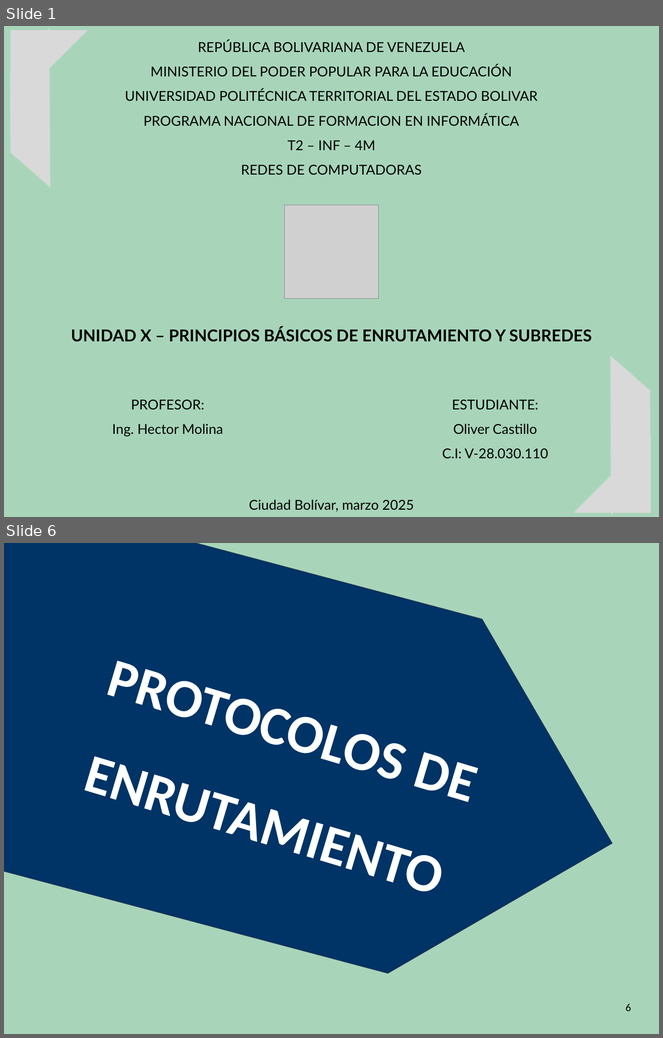
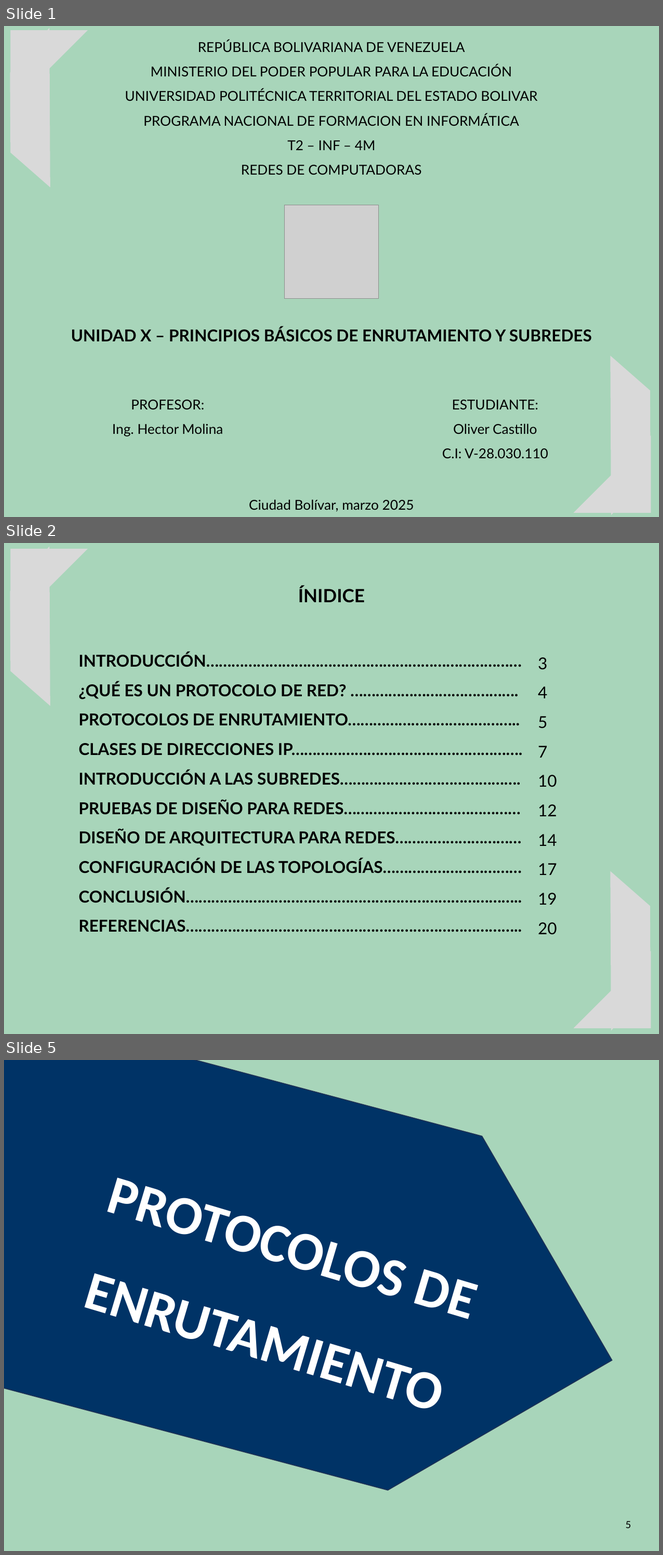
Before and after one commit to oloco2792/Universidad, a slide deck: REDES DE COMPUTADORA/UNIDAD X/UNIDAD X.pptx. Shown one above the other, each under a label of ours: slides 1 and 6 before the commit, slides 1, 2 and 5 after it; the slides between them are not shown. The pictures are 663x1038 and 663x1555 pixels, drawn with LibreOffice and Linux fonts; fonts in the diff are those of the drawing; grey boxes stand for pictures. Boxes give left, top, right and bottom in pixels: in the first picture for what was removed or moved away, otherwise in the second. Text is boxed around its words. In the diff, an @@ line names an element or a change of style, - is before the commit and + after.

```diff
--- a/REDES DE COMPUTADORA/UNIDAD X/UNIDAD X.pptx
+++ b/REDES DE COMPUTADORA/UNIDAD X/UNIDAD X.pptx
@@ slide 2 added at [4, 543, 659, 1034], background #A8D5BA @@
@@ diag stripe added at [4, 546, 129, 705], fill #D9D9D9 @@
@@ right triangle added at [11, 549, 88, 626], fill #D9D9D9 @@
@@ text added at [298, 587, 365, 603], 20 pt, text #000000, bold @@
+ÍNIDICE
@@ text added at [79, 652, 522, 932], 18 pt, text #000000, bold @@
+INTRODUCCIÓN…………………………………………………………………
+¿QUÉ ES UN PROTOCOLO DE RED? ………………………………….
+PROTOCOLOS DE ENRUTAMIENTO…………………………………..
+CLASES DE DIRECCIONES IP……………………………………………….
+INTRODUCCIÓN A LAS SUBREDES…………………………………….
+PRUEBAS DE DISEÑO PARA REDES……………………………………
+DISEÑO DE ARQUITECTURA PARA REDES…………………………
+CONFIGURACIÓN DE LAS TOPOLOGÍAS……………………………
+CONCLUSIÓN……………………………………………………………………..
+REFERENCIAS……………………………………………………………………..
@@ text added at [538, 657, 557, 935], 18 pt, text #000000 @@
+3
+4
+5
+7
+10
+12
+14
+17
+19
+20
@@ diag stripe added at [532, 871, 659, 1030], fill #D9D9D9 @@
@@ right triangle added at [574, 951, 651, 1029], fill #D9D9D9 @@
@@ what was slide 6 is now slide 5 @@
@@ page number at [626, 1521, 632, 1529]: text changed @@
-6
+5
```
Also in this commit, not shown: 3 slides changed, 13 other slides added, 7 slides removed, 2 other files.
